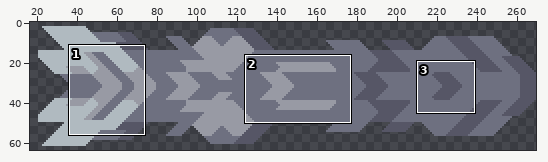
Edited in one commit: sprite sheet (sprites/units/mothership-type/caupmd/test-leg-base.png). The first picture is a wide view before the edit; the outline marks the close-up.
Close-up. Earlier state:
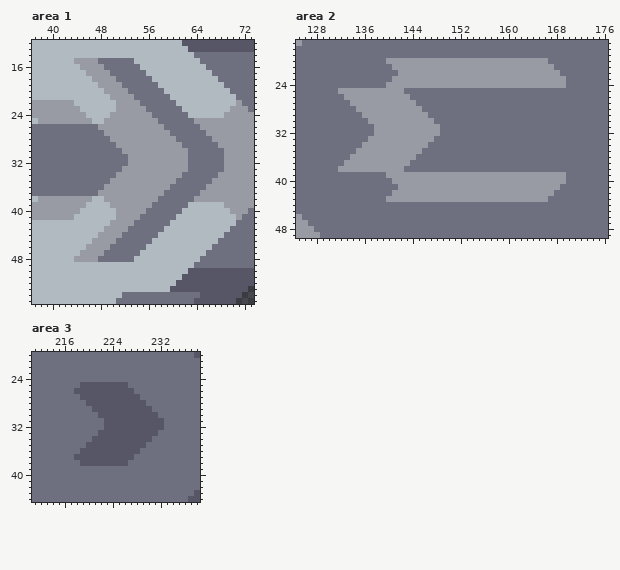
The file is 270x64 pixels. Shown: area 1: x 37..73, y 12..55; area 2: x 125..176, y 17..49; area 3: x 211..238, y 20..44. The wide view leaves out empty margins.
After the commit:
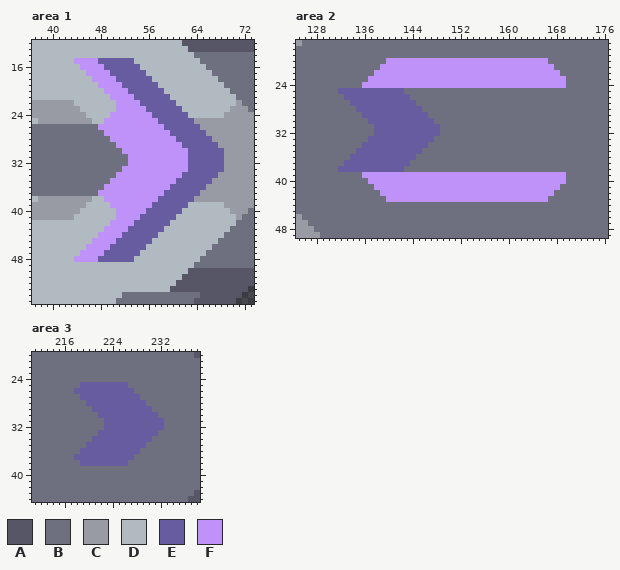
Palette (. is transparent): A #565666  B #6e7080  C #989aa4  D #b0bac0  E #665c9f  F #bf92f9
Difference:
Changed rows in their new state; - is an unchanged pixel.
Area 1:
first column x 44:
15 FFFFEEEEEE---------------
16 -FFFFEEEEEE--------------
17 --FFFFEEEEEE-------------
18 ---FFFFEEEEEE------------
19 ----FFFFEEEEEE-----------
20 -----FFFFEEEEEE----------
21 ------FFFFEEEEEE---------
22 -------FFFFEEEEEE--------
23 -------FFFFFEEEEEE-------
24 ------FFFFFFFEEEEEE------
25 -----FFFFFFFFFEEEEEE-----
26 ----FFFFFFFFFFFEEEEEE----
27 -----FFFFFFFFFFFEEEEEE---
28 ------FFFFFFFFFFFEEEEEE--
29 -------FFFFFFFFFFFEEEEEE-
30 --------FFFFFFFFFFFEEEEEE
31 ---------FFFFFFFFFFEEEEEE
32 ---------FFFFFFFFFFEEEEEE
33 --------FFFFFFFFFFFEEEEEE
34 -------FFFFFFFFFFFEEEEEE-
35 ------FFFFFFFFFFFEEEEEE--
36 -----FFFFFFFFFFFEEEEEE---
37 ----FFFFFFFFFFFEEEEEE----
38 -----FFFFFFFFFEEEEEE-----
39 ------FFFFFFFEEEEEE------
40 -------FFFFFEEEEEE-------
41 -------FFFFEEEEEE--------
42 ------FFFFEEEEEE---------
43 -----FFFFEEEEEE----------
44 ----FFFFEEEEEE-----------
45 ---FFFFEEEEEE------------
46 --FFFFEEEEEE-------------
47 -FFFFEEEEEE--------------
48 FFFFEEEEEE---------------
Area 2:
first column x 132:
20 --------FFFFFFFFFFFFFFFFFFFFFFFFFFF---
21 -------FFFFFFFFFFFFFFFFFFFFFFFFFFFFF--
22 ------FFFFFFFFFFFFFFFFFFFFFFFFFFFFFFF-
23 -----FFFFFFFFFFFFFFFFFFFFFFFFFFFFFFFFF
24 ----FFFFFFFFFFFFFFFFFFFFFFFFFFFFFFFFFF
25 EEEEEEEEEEE---------------------------
26 -EEEEEEEEEEE--------------------------
27 --EEEEEEEEEEE-------------------------
28 ---EEEEEEEEEEE------------------------
29 ----EEEEEEEEEEE-----------------------
30 -----EEEEEEEEEEE----------------------
31 ------EEEEEEEEEEE---------------------
32 ------EEEEEEEEEEE---------------------
33 -----EEEEEEEEEEE----------------------
34 ----EEEEEEEEEEE-----------------------
35 ---EEEEEEEEEEE------------------------
36 --EEEEEEEEEEE-------------------------
37 -EEEEEEEEEEE--------------------------
38 EEEEEEEEEEE---------------------------
39 ----FFFFFFFFFFFFFFFFFFFFFFFFFFFFFFFFFF
40 -----FFFFFFFFFFFFFFFFFFFFFFFFFFFFFFFFF
41 ------FFFFFFFFFFFFFFFFFFFFFFFFFFFFFFF-
42 -------FFFFFFFFFFFFFFFFFFFFFFFFFFFFF--
43 --------FFFFFFFFFFFFFFFFFFFFFFFFFFF---
Area 3:
first column x 218:
25 -EEEEEEEE------
26 EEEEEEEEEE-----
27 -EEEEEEEEEE----
28 --EEEEEEEEEE---
29 ---EEEEEEEEEE--
30 ----EEEEEEEEEE-
31 -----EEEEEEEEEE
32 -----EEEEEEEEEE
33 ----EEEEEEEEEE-
34 ---EEEEEEEEEE--
35 --EEEEEEEEEE---
36 -EEEEEEEEEE----
37 EEEEEEEEEE-----
38 -EEEEEEEE------
